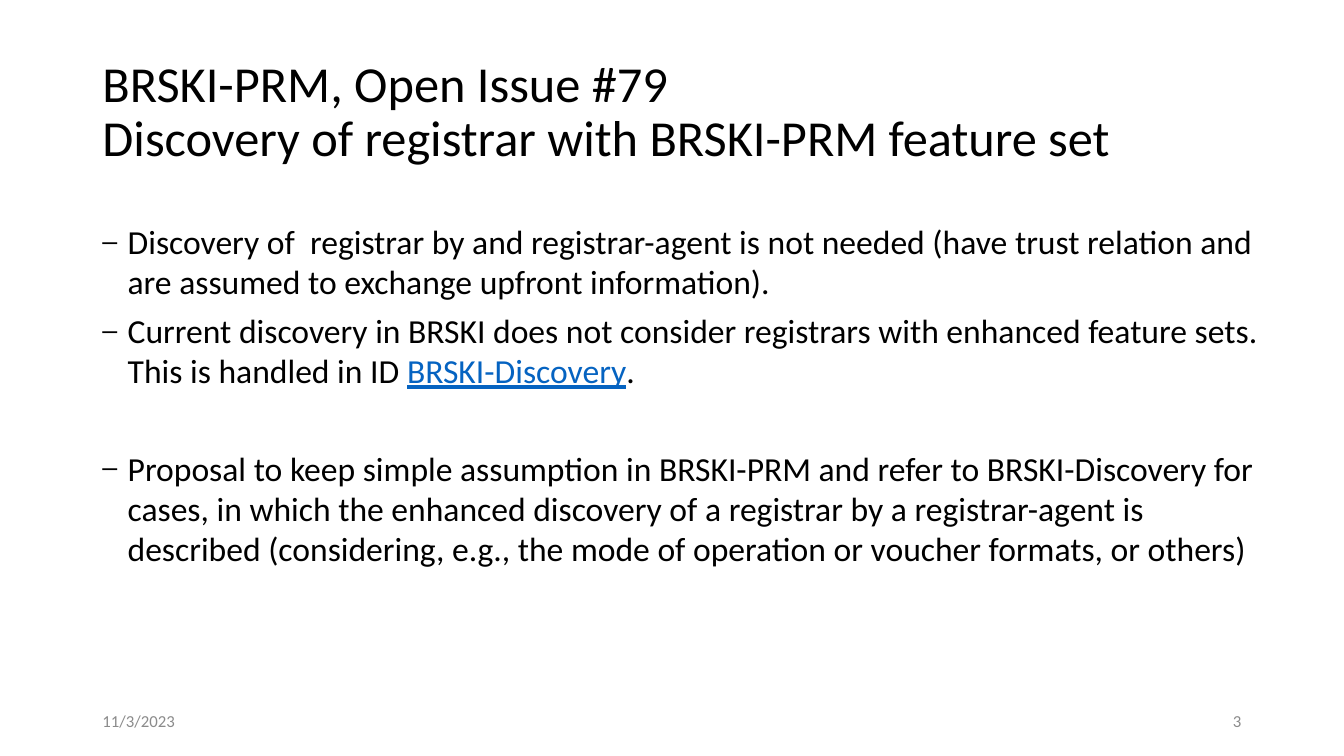
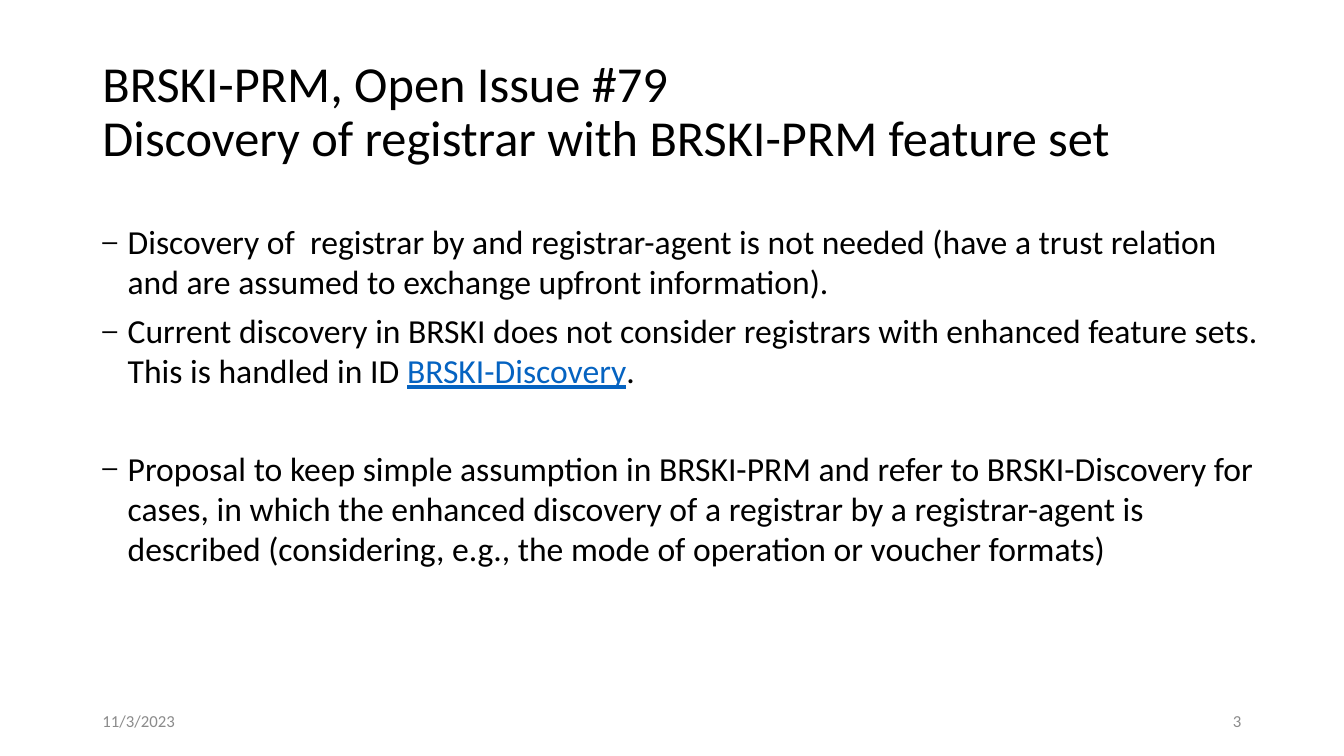
Before and after one commit to anima-wg/anima-brski-prm, a slide deck: slide 3 of presentations/slides-118-anima-update-brski-with-pledge-in-responder-mode-brski-prm.pptx. Drawn at 1344x756 pixels with LibreOffice and Linux fonts; fonts in the diff are those of the drawing. Boxes give left, top, right and bottom in pixels: in the first picture for what was removed or moved away, otherwise in the second. Text is boxed around its words. In the diff, an @@ line names an element or a change of style, - is before the commit and + after.

Commit message:
small update

```diff
--- a/presentations/slides-118-anima-update-brski-with-pledge-in-responder-mode-brski-prm.pptx
+++ b/presentations/slides-118-anima-update-brski-with-pledge-in-responder-mode-brski-prm.pptx
@@ text at <box>128,229,1217,300</box>: text changed @@
-– Discovery of registrar by and registrar-agent is not needed (have trust relation and are assumed to exchange upfront information).
+– Discovery of registrar by and registrar-agent is not needed (have a trust relation and are assumed to exchange upfront information).
@@ text at <box>128,457,1253,567</box>: text changed @@
-– Proposal to keep simple assumption in BRSKI-PRM and refer to BRSKI-Discovery for cases, in which the enhanced discovery of a registrar by a registrar-agent is described (considering, e.g., the mode of operation or voucher formats, or others)
+– Proposal to keep simple assumption in BRSKI-PRM and refer to BRSKI-Discovery for cases, in which the enhanced discovery of a registrar by a registrar-agent is described (considering, e.g., the mode of operation or voucher formats)
```
Also in this commit, not shown: 2 other slides changed.
